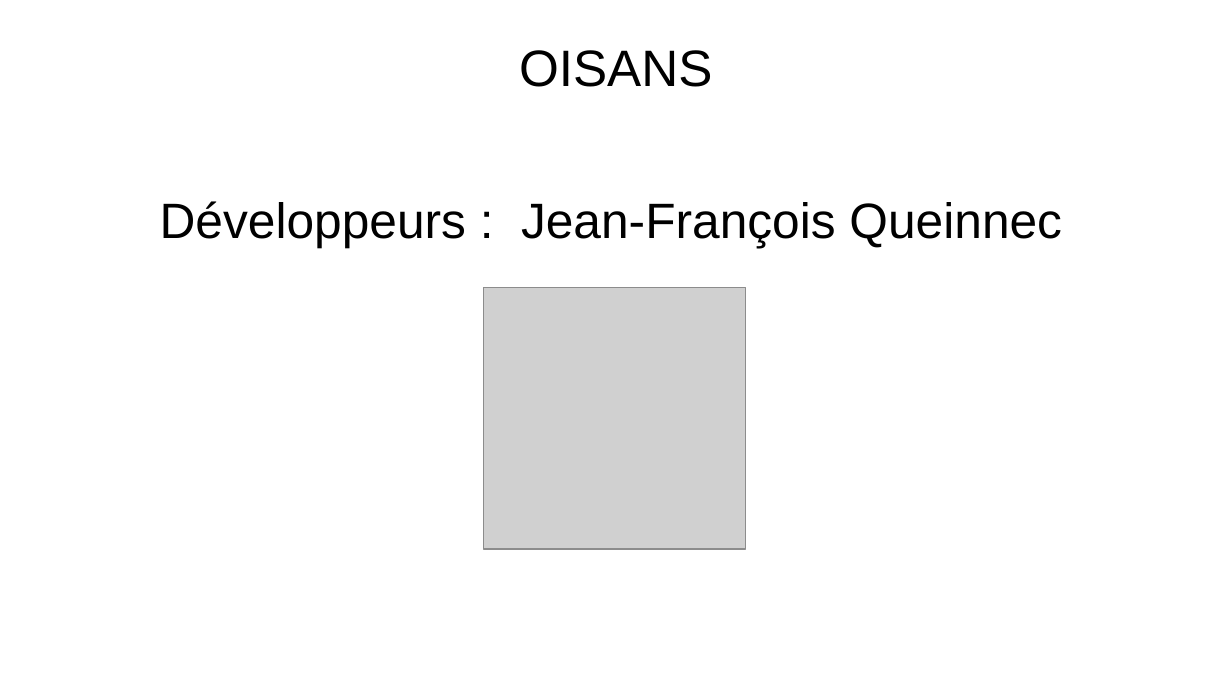
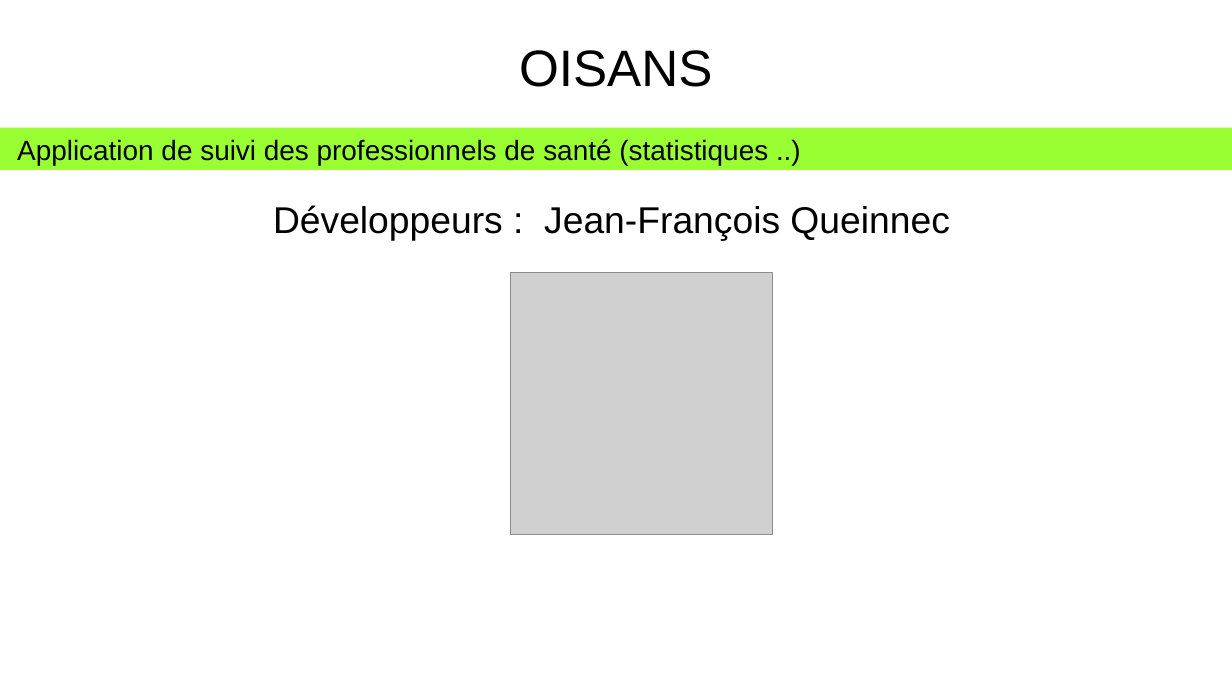
Before and after one commit to heylve/current, a slide deck: slide 3 of journee_metier/applications_présentation.odp (slide 2 before the commit). Drawn at 1232x693 pixels with LibreOffice and Linux fonts; fonts in the diff are those of the drawing; grey boxes stand for pictures; background and template pictures are left out. Boxes give left, top, right and bottom in pixels: in the first picture for what was removed or moved away, otherwise in the second. Text is boxed around its words. In the diff, an @@ line names an element or a change of style, - is before the commit and + after.

```diff
--- a/journee_metier/applications_présentation.odp
+++ b/journee_metier/applications_présentation.odp
@@ rectangle added at bbox=[0, 127, 1232, 170], fill #99FF33, 18 pt, text #000000 @@
+Application de suivi des professionnels de santé (statistiques ..)
@@ text "Développeurs : Jean-François Queinnec" at bbox=[273, 205, 949, 241]: size 32 to 24 pt @@
@@ picture: place and size @@
-picture at bbox=[484, 287, 746, 549]
+picture at bbox=[511, 273, 773, 534]
```
Also in this commit, not shown: 5 other slides changed, 2 slides added, 1 slide removed, 6 other files.
